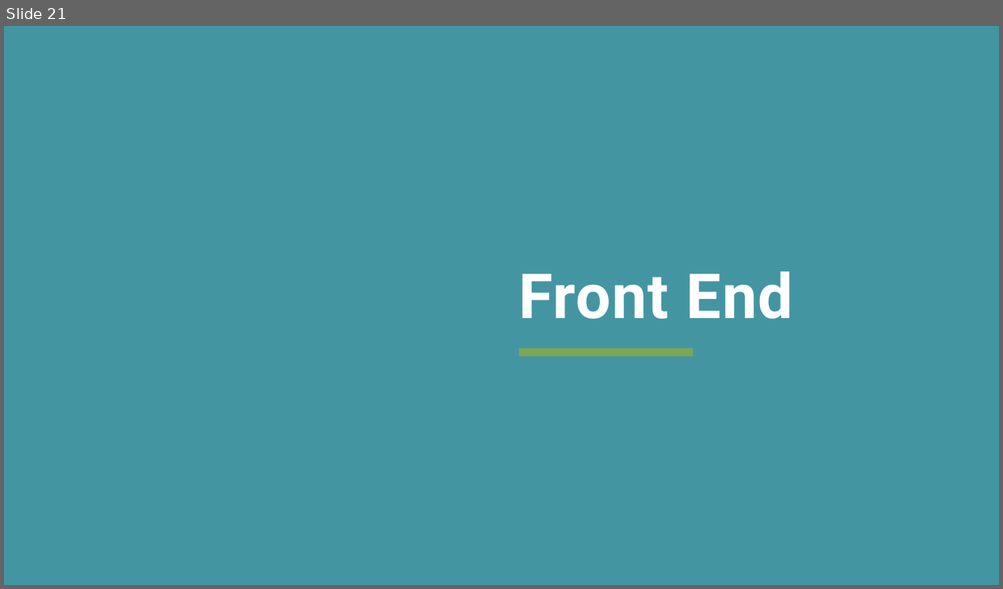
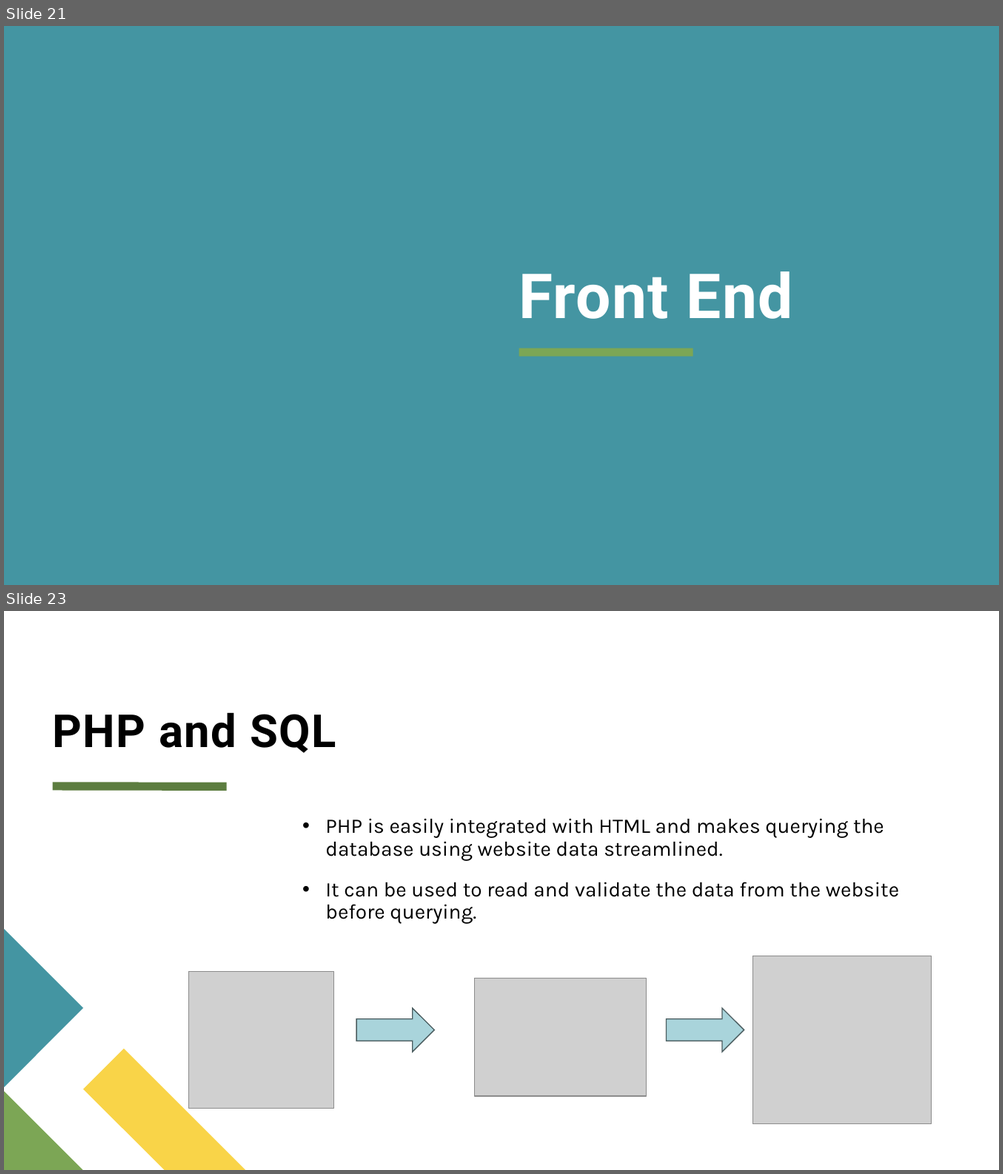
Before and after one commit to Fliperdudole/Healthcare-Database-System, a slide deck: Presentation/HealthcareDatabaseManagementSystemPresentation.pptx. Shown one above the other, each under a label of ours: slide 21 before the commit, slides 21 and 23 after it; the slides between them are not shown. The pictures are 1003x589 and 1003x1174 pixels, drawn with LibreOffice and Linux fonts; fonts in the diff are those of the drawing; grey boxes stand for pictures. Boxes give left, top, right and bottom in pixels: in the first picture for what was removed or moved away, otherwise in the second. Text is boxed around its words. In the diff, an @@ line names an element or a change of style, - is before the commit and + after.

Commit message:
PPT Updates

```diff
--- a/Presentation/HealthcareDatabaseManagementSystemPresentation.pptx
+++ b/Presentation/HealthcareDatabaseManagementSystemPresentation.pptx
@@ slide 23 added at (4,611,999,1170), background #FFFFFF @@
@@ title added at (53,712,336,753), 44 pt, text #000000, bold @@
+PHP and SQL
@@ line added from (53, 786) to (226, 786), #5D7D40 8 pt @@
@@ text added at (325,818,899,924), 20 pt, text #000000 @@
+• PHP is easily integrated with HTML and makes querying the database using website data streamlined.
+• It can be used to read and validate the data from the website before querying.
@@ freeform shape added at (4,930,83,1088), fill #4495A2 @@
@@ picture added at (752,956,930,1125) @@
@@ picture added at (188,971,333,1109) @@
@@ picture added at (474,979,646,1096) @@
@@ right arrow added at (356,1008,434,1053), fill #A9D4DB, outline #4A5D60 1 pt @@
@@ right arrow added at (666,1008,743,1053), fill #A9D4DB, outline #4A5D60 1 pt @@
@@ freeform shape added at (83,1049,245,1170), fill #F9D448 @@
@@ freeform shape added at (4,1091,83,1170), fill #7CA655 @@
```
Also in this commit, not shown: 1 slide changed, 1 other slide added, 2 slides removed.
